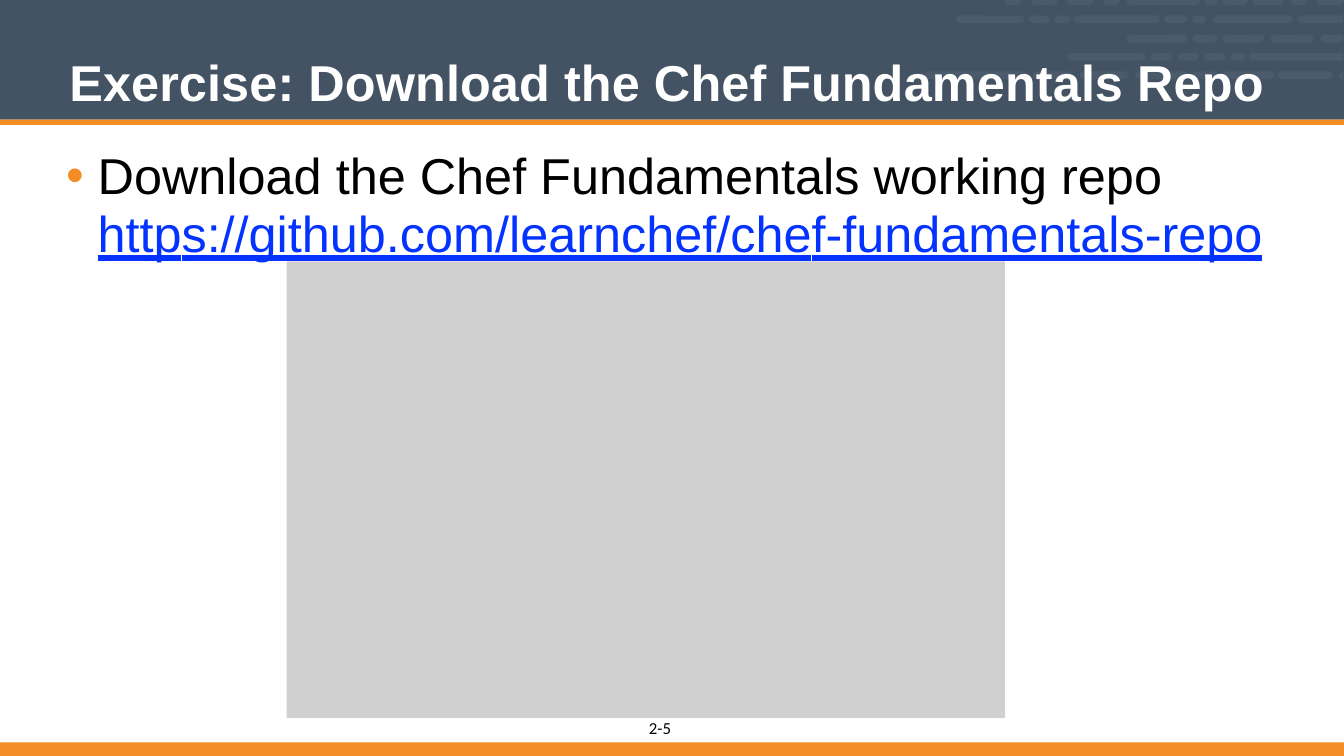
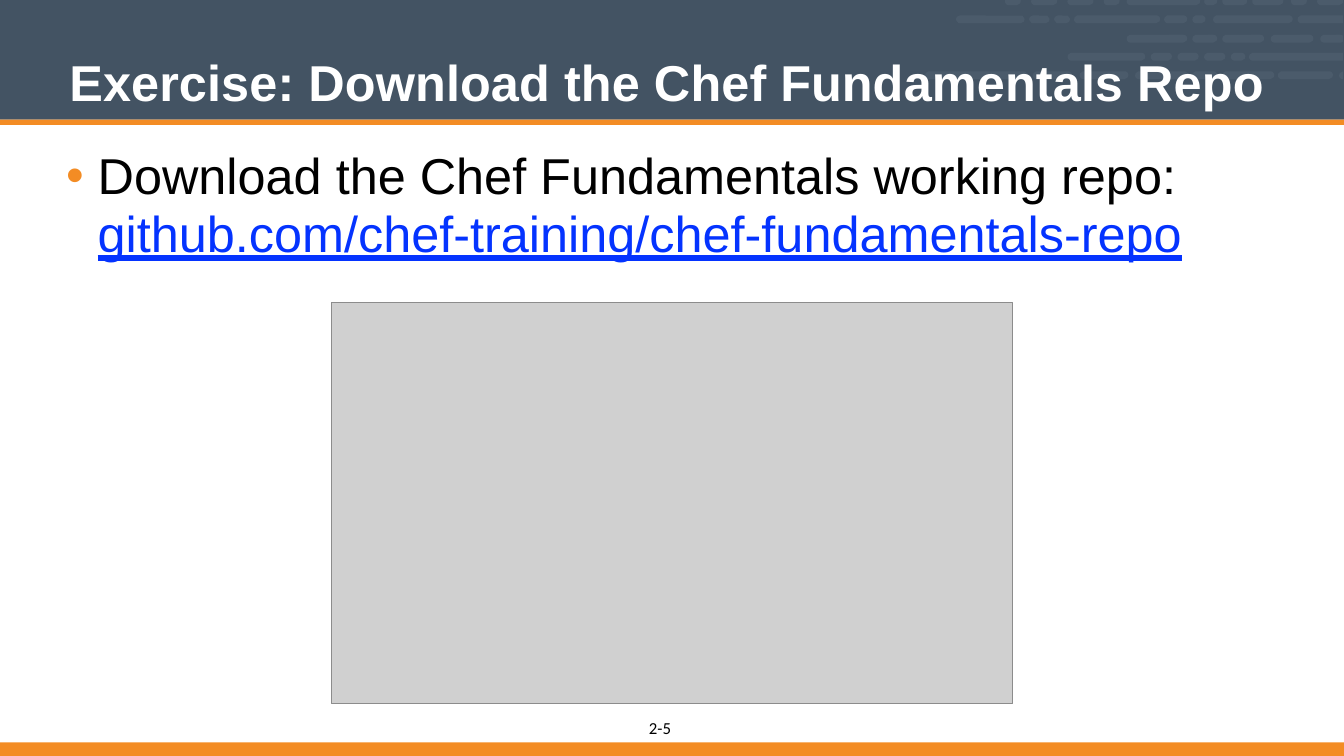
Before and after one commit to vinyar/chef-intermediate, a slide deck: slide 5 of Modules/02-fundamentals_refresher.pptx. Drawn at 1344x756 pixels with LibreOffice and Linux fonts; fonts in the diff are those of the drawing; grey boxes stand for pictures. Boxes give left, top, right and bottom in pixels: in the first picture for what was removed or moved away, otherwise in the second. Text is boxed around its words. In the diff, an @@ line names an element or a change of style, - is before the commit and + after.

```diff
--- a/Modules/02-fundamentals_refresher.pptx
+++ b/Modules/02-fundamentals_refresher.pptx
@@ text at (x1=98, y1=157, x2=1182, y2=262): text changed @@
-• Download the Chef Fundamentals working repo https://github.com/learnchef/chef-fundamentals-repo
+• Download the Chef Fundamentals working repo: github.com/chef-training/chef-fundamentals-repo
@@ picture resized from (x1=286, y1=262, x2=1005, y2=718) to (x1=331, y1=302, x2=1013, y2=704) @@
```
Also in this commit, not shown: 1 other slide changed, 2 slides removed.
